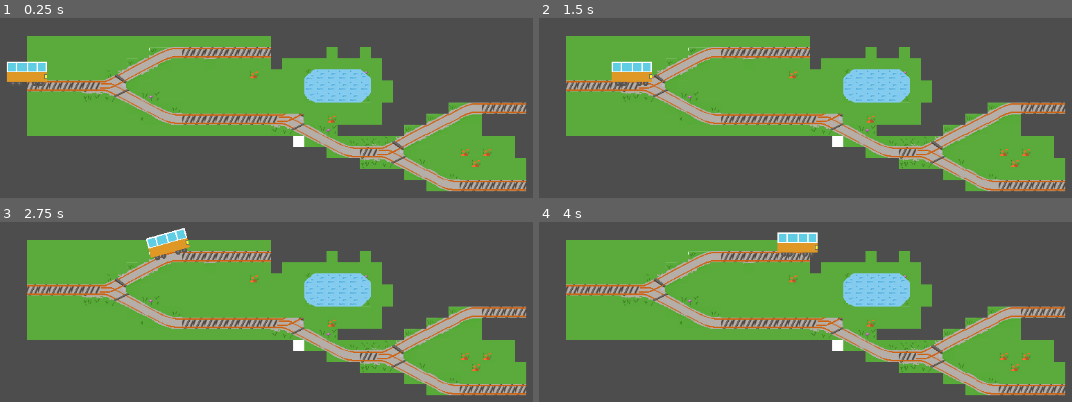
Above: before the commit, frames 1-4 (two rows, left to right).
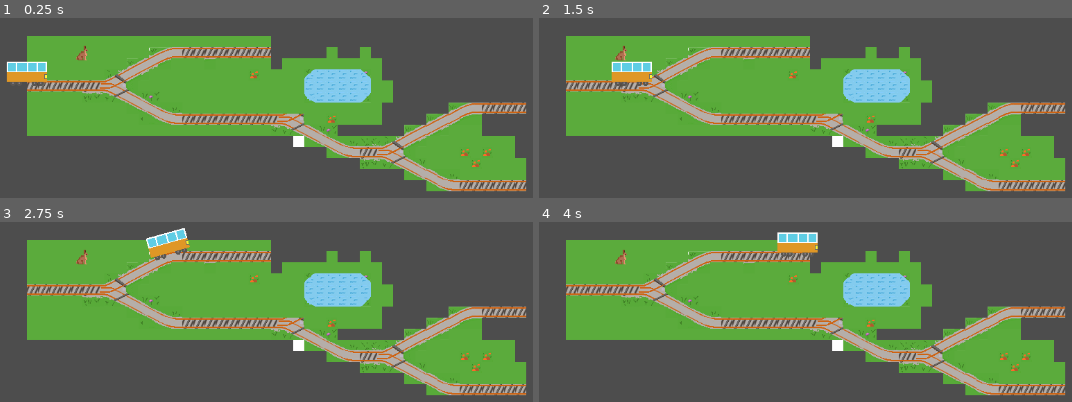
Above: after the commit, the same moments.

Repository: LiamCJ/frog_conductor
Game: Godot game, scene res://scenes/Main.tscn
Two runs of this game, one before a commit and one after it. Both use one fixed random seed, a clock stepped at 60 frames per second and the inputs below.
Inputs:
- Up to frame 1 (0.25 s): no input
- Up to frame 2 (1.5 s): tap Enter at 0.5 s; hold W (speed) 0.53-1.28 s; tap W (speed) at 1.35 s
- Up to frame 3 (2.75 s): hold Space (switch_tracks) from 2.03 s (still down); tap W (speed) at 2.3 s
- Up to frame 4 (4 s): release Space (switch_tracks) at 2.78 s; tap W (speed) at 2.85 s; hold W (speed) from 3.53 s (still down)

The runs differ from the first frame. In frame 1, less than 0.1% of the frame differs, in the area x 14-17%, y 15-24%; in frame 2, less than 0.1%; in frame 3, less than 0.1%; in frame 4, less than 0.1%.

Commit message:
Added tram collision

Diff:
--- /dev/null
+++ b/Scripts/RailNetwork.gd
@@ -0,0 +1,11 @@
+extends Node
+
+
+# Called when the node enters the scene tree for the first time.
+func _ready() -> void:
+	pass # Replace with function body.
+
+
+# Called every frame. 'delta' is the elapsed time since the previous frame.
+func _process(delta: float) -> void:
+	pass
--- a/scenes/levels/level_1.gd
+++ b/Scripts/level_1.gd
@@ -1,7 +1,6 @@
 extends Node2D
 
-var speed:int = 100
-
+@export var rail_network: Node2D
 
 # Called when the node enters the scene tree for the first time.
 func _ready() -> void:
@@ -9,7 +8,5 @@
 
 
 # Called every frame. 'delta' is the elapsed time since the previous frame.
-func _process(delta:float) -> void:
+func _process(delta: float) -> void:
 	pass
-	#var len:float = $tram_paths/Path2D.curve.get_baked_length()
-	#path_follow_2d.progress_ratio += 0.01 # (speed * delta)/len
--- a/scenes/Players/tram.tscn
+++ b/scenes/Players/tram.tscn
@@ -13,9 +13,16 @@
 "speed": 5.0
 }]
 
-[node name="Tram" type="Node2D"]
+[sub_resource type="RectangleShape2D" id="RectangleShape2D_siyof"]
+size = Vector2(58, 34)
+
+[node name="Tram" type="Area2D"]
 
 [node name="AnimatedSprite2D" type="AnimatedSprite2D" parent="."]
 position = Vector2(0, -32)
 sprite_frames = SubResource("SpriteFrames_wyik4")
 frame_progress = 0.599462
+
+[node name="CollisionShape2D" type="CollisionShape2D" parent="."]
+position = Vector2(0, -18)
+shape = SubResource("RectangleShape2D_siyof")
--- a/scenes/TramController.gd
+++ b/scenes/TramController.gd
@@ -15,7 +15,7 @@
 
 func init_network()-> void:
 	#meta data stored as nodepaths not nodes
-	var rail_network: = level.get_node("RailNetwork")
+	var rail_network:Node2D = level.rail_network
 	#set current rail to the starting rail of the level(rail network)
 	curr_rail_idx = rail_network.get_meta('start_rail')
 	curr_node_idx = rail_network.get_meta('start_node')
--- a/scenes/levels/level_1.tscn
+++ b/scenes/levels/level_1.tscn
@@ -1,7 +1,8 @@
-[gd_scene load_steps=10 format=3 uid="uid://d0yb3870nx7cc"]
-
-[ext_resource type="Script" path="res://scenes/levels/level_1.gd" id="1_1kcxk"]
+[gd_scene load_steps=11 format=3 uid="uid://d0yb3870nx7cc"]
+
+[ext_resource type="Script" path="res://Scripts/level_1.gd" id="1_15mu0"]
 [ext_resource type="Texture2D" uid="uid://cecpt3w7fnlxs" path="res://assets/bg/world_tiles.png" id="2_5uqfy"]
+[ext_resource type="Texture2D" uid="uid://b6fl6vbrq5pg7" path="res://assets/sprites/ugame_coopy.png" id="3_iwlc1"]
 
 [sub_resource type="TileSetAtlasSource" id="TileSetAtlasSource_avit0"]
 texture = ExtResource("2_5uqfy")
@@ -291,8 +292,9 @@
 }
 point_count = 3
 
-[node name="Level1" type="Node2D"]
-script = ExtResource("1_1kcxk")
+[node name="Level1" type="Node2D" node_paths=PackedStringArray("rail_network")]
+script = ExtResource("1_15mu0")
+rail_network = NodePath("RailNetwork")
 
 [node name="TileMap" type="TileMap" parent="."]
 tile_set = SubResource("TileSet_yjox8")
@@ -338,3 +340,9 @@
 [node name="PathFollow2D" type="PathFollow2D" parent="RailNetwork/Path2D2"]
 position = Vector2(448, 88)
 rotation = 0.463648
+
+[node name="Sprite2D" type="Sprite2D" parent="."]
+position = Vector2(16, -56)
+texture = ExtResource("3_iwlc1")
+region_enabled = true
+region_rect = Rect2(238.597, 88.1568, 20.324, 23.3816)
Binary file added: assets/sprites/ugame_coopy.png
Not shown, added: assets/sprites/ugame_coopy.png.import
Not shown: 1 places in scenes/Players/tram.tscn that only renumber resources
